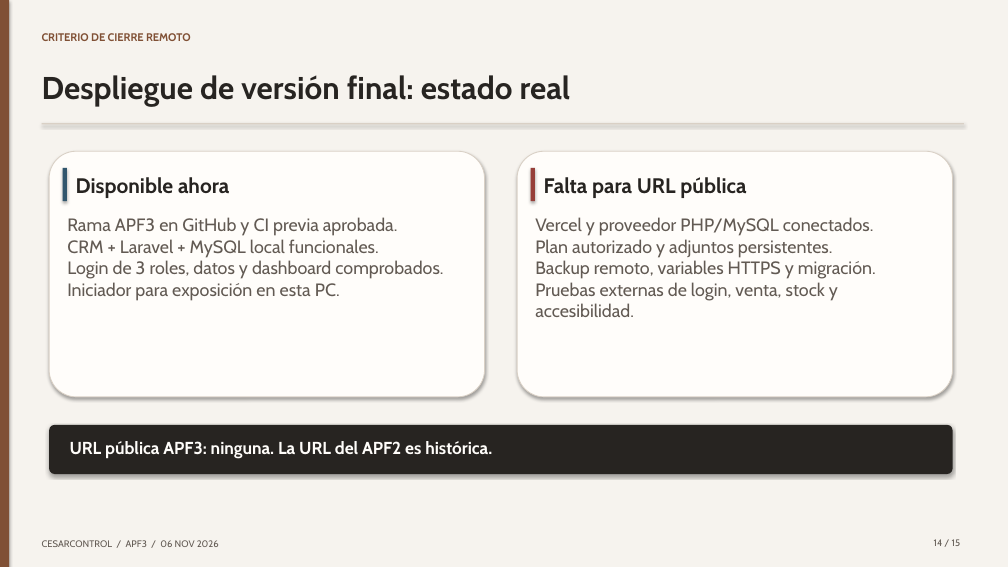
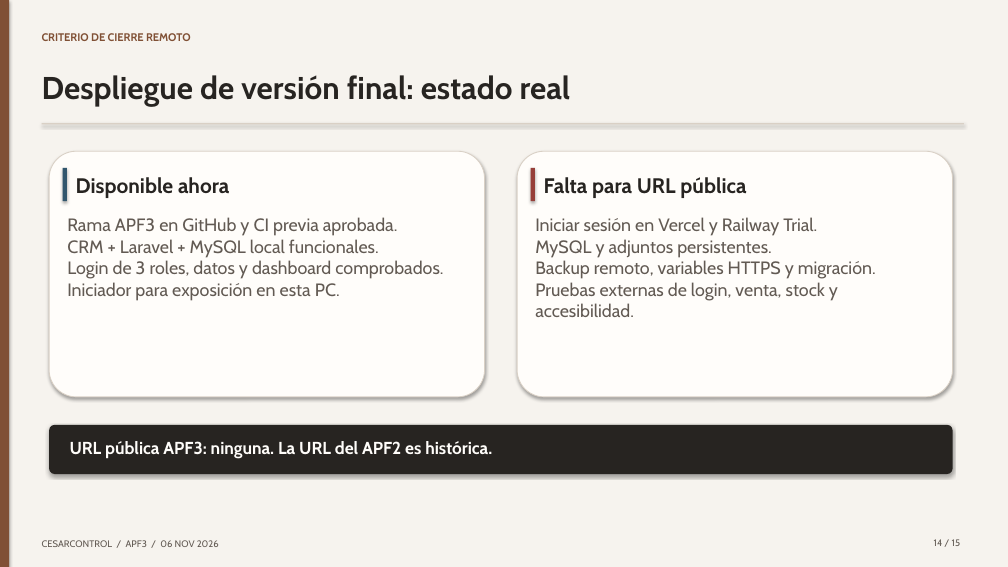
Before and after one commit to ErickVillarre/CesarCort-Control-Ventas, a slide deck: slide 14 of docs/APF3/Presentacion-APF3-CesarControl.pptx. Drawn at 1008x567 pixels with LibreOffice and Linux fonts; fonts in the diff are those of the drawing. Boxes give left, top, right and bottom in pixels: in the first picture for what was removed or moved away, otherwise in the second. Text is boxed around its words. In the diff, an @@ line names an element or a change of style, - is before the commit and + after.

Commit message:
APF3: preparar demo Railway y verificar contenedor en puerto dinamico

```diff
--- a/docs/APF3/Presentacion-APF3-CesarControl.pptx
+++ b/docs/APF3/Presentacion-APF3-CesarControl.pptx
@@ text at [535, 217, 876, 317]: text changed @@
-Vercel y proveedor PHP/MySQL conectados.
-Plan autorizado y adjuntos persistentes.
-Backup remoto, variables HTTPS y migración.
-Pruebas externas de login, venta, stock y accesibilidad.
+Iniciar sesión en Vercel y Railway Trial.
+MySQL y adjuntos persistentes.
+Backup remoto, variables HTTPS y migración.
+Pruebas externas de login, venta, stock y accesibilidad.
```
Also in this commit, not shown: 2 other slides changed, 11 other files.
